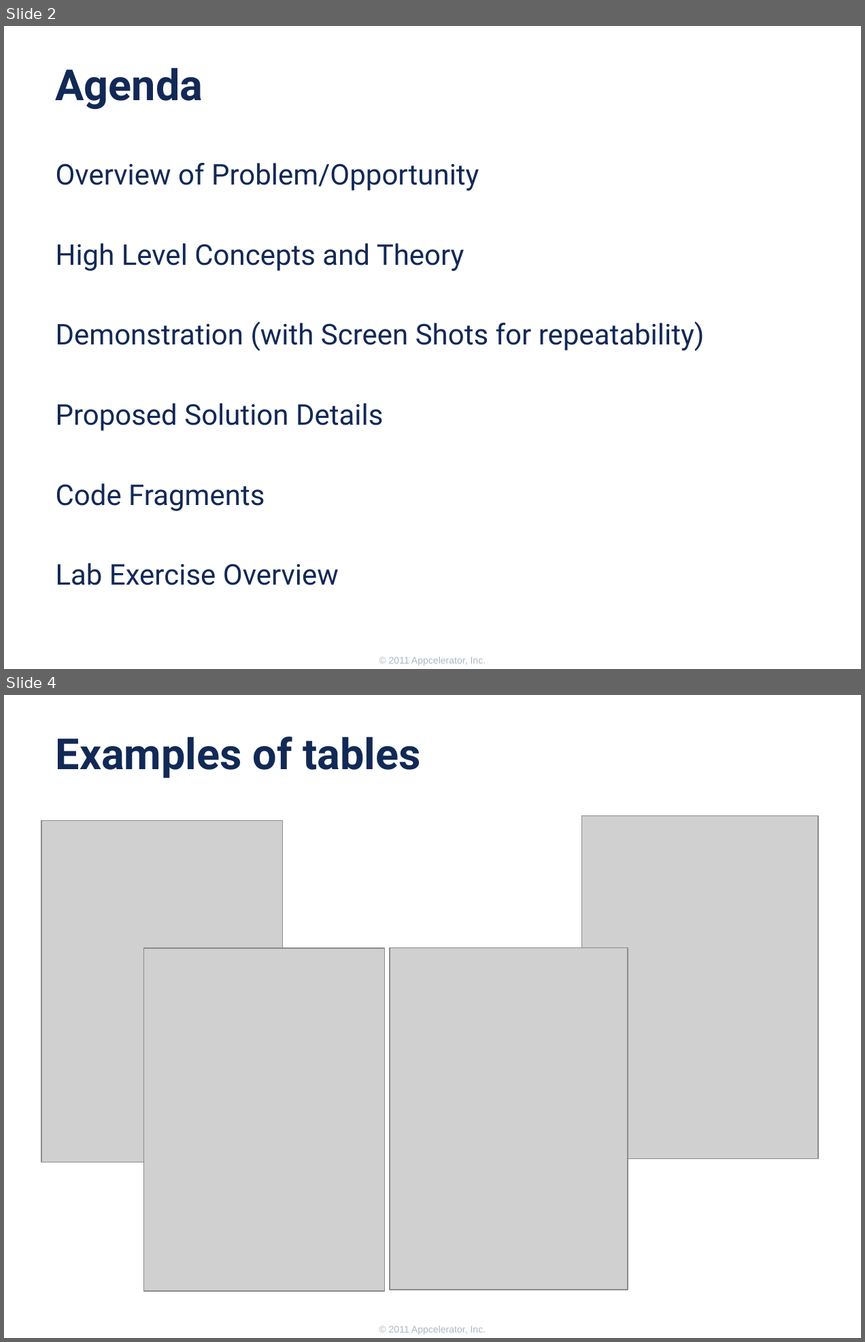
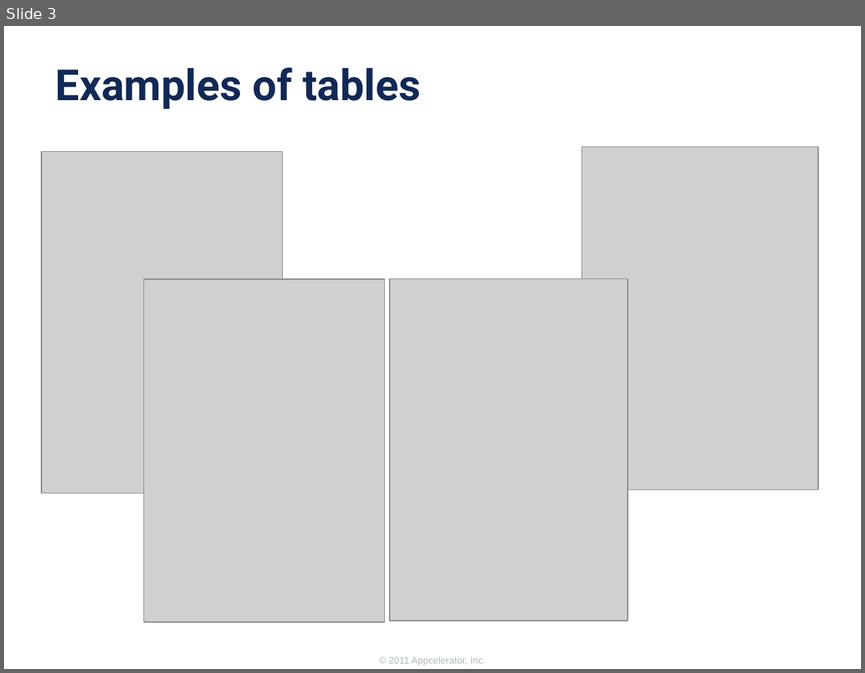
Before and after one commit to appcelerator-forks/appcelerator-training.tcmd_certification, a slide deck: 345/345.pptx. Shown one above the other, each under a label of ours: slides 2 and 4 before the commit, slide 3 after it; the slides between them are not shown. The pictures are 865x1342 and 865x673 pixels, drawn with LibreOffice and Linux fonts; fonts in the diff are those of the drawing; grey boxes stand for pictures; background and template pictures are left out. Boxes give left, top, right and bottom in pixels: in the first picture for what was removed or moved away, otherwise in the second. Text is boxed around its words. In the diff, an @@ line names an element or a change of style, - is before the commit and + after.

```diff
--- a/345/345.pptx
+++ b/345/345.pptx
@@ slide 2 removed at [4,26,861,669], background #FFFFFF; not listed: 1 template element that a slide beside it also shows @@
@@ title removed at [56,67,203,109] @@
-Agenda
@@ text removed at [56,163,704,585] @@
-Overview of Problem/Opportunity
-High Level Concepts and Theory
-Demonstration (with Screen Shots for repeatability)
-Proposed Solution Details
-Code Fragments
-Lab Exercise Overview
@@ what was slide 4 is now slide 3 @@
```
Also in this commit, not shown: 1 slide changed, 1 other file.
